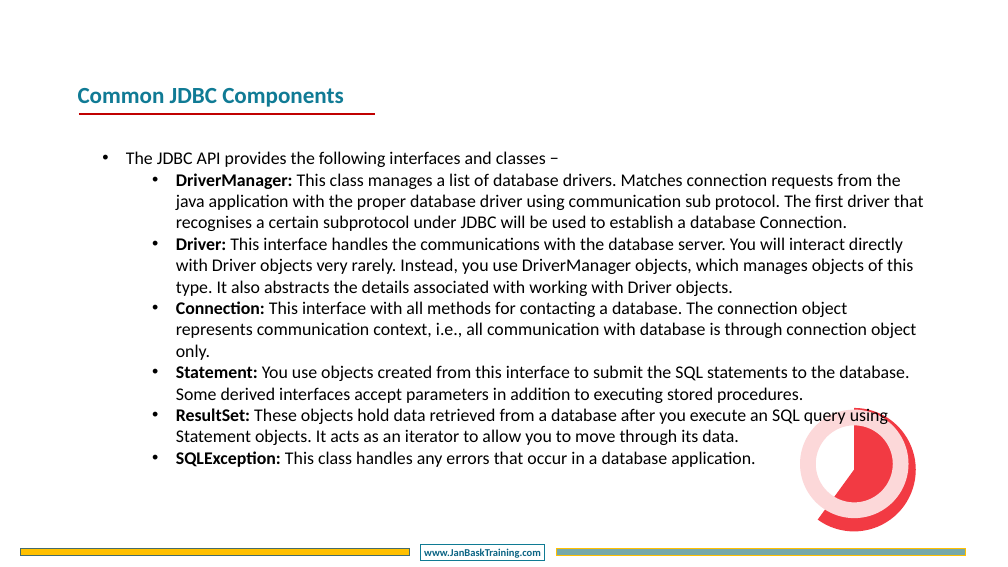
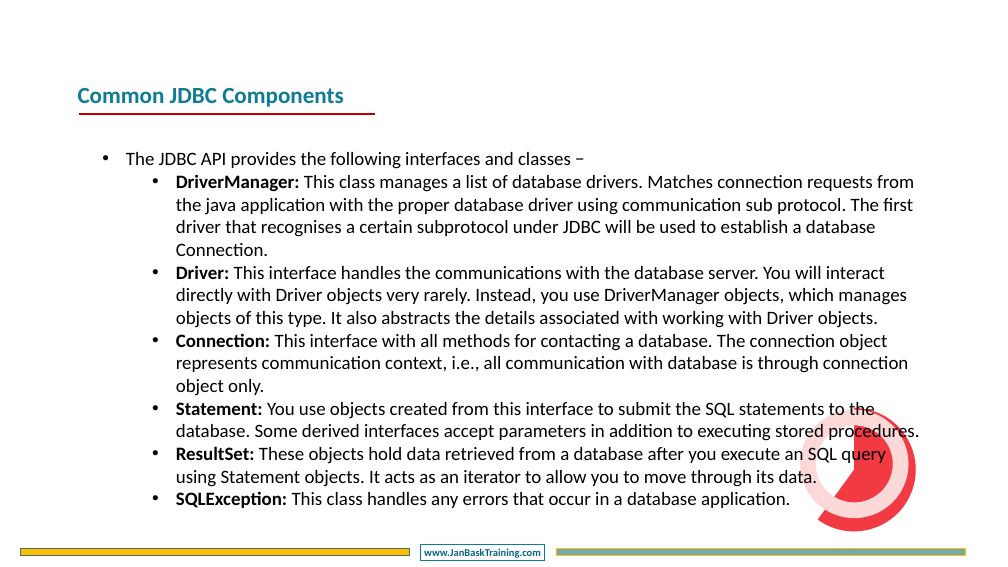
Before and after one commit to CompleteJavaTraining/AdvancedJava, a slide deck: slide 6 of slides/JDBC/JDBC - Chapter1.pptx. Drawn at 1008x567 pixels with LibreOffice and Linux fonts; fonts in the diff are those of the drawing; background and template pictures are left out. Boxes give left, top, right and bottom in pixels: in the first picture for what was removed or moved away, otherwise in the second. Text is boxed around its words. In the diff, an @@ line names an element or a change of style, - is before the commit and + after.

Commit message:
checked in the updated formatted slides

```diff
--- a/slides/JDBC/JDBC - Chapter1.pptx
+++ b/slides/JDBC/JDBC - Chapter1.pptx
@@ text "The JDBC API provides the ..." at (126,152,919,508): size 34 to 36 pt @@
```
Also in this commit, not shown: 8 other slides changed, 3 slides removed, 3 other files.
